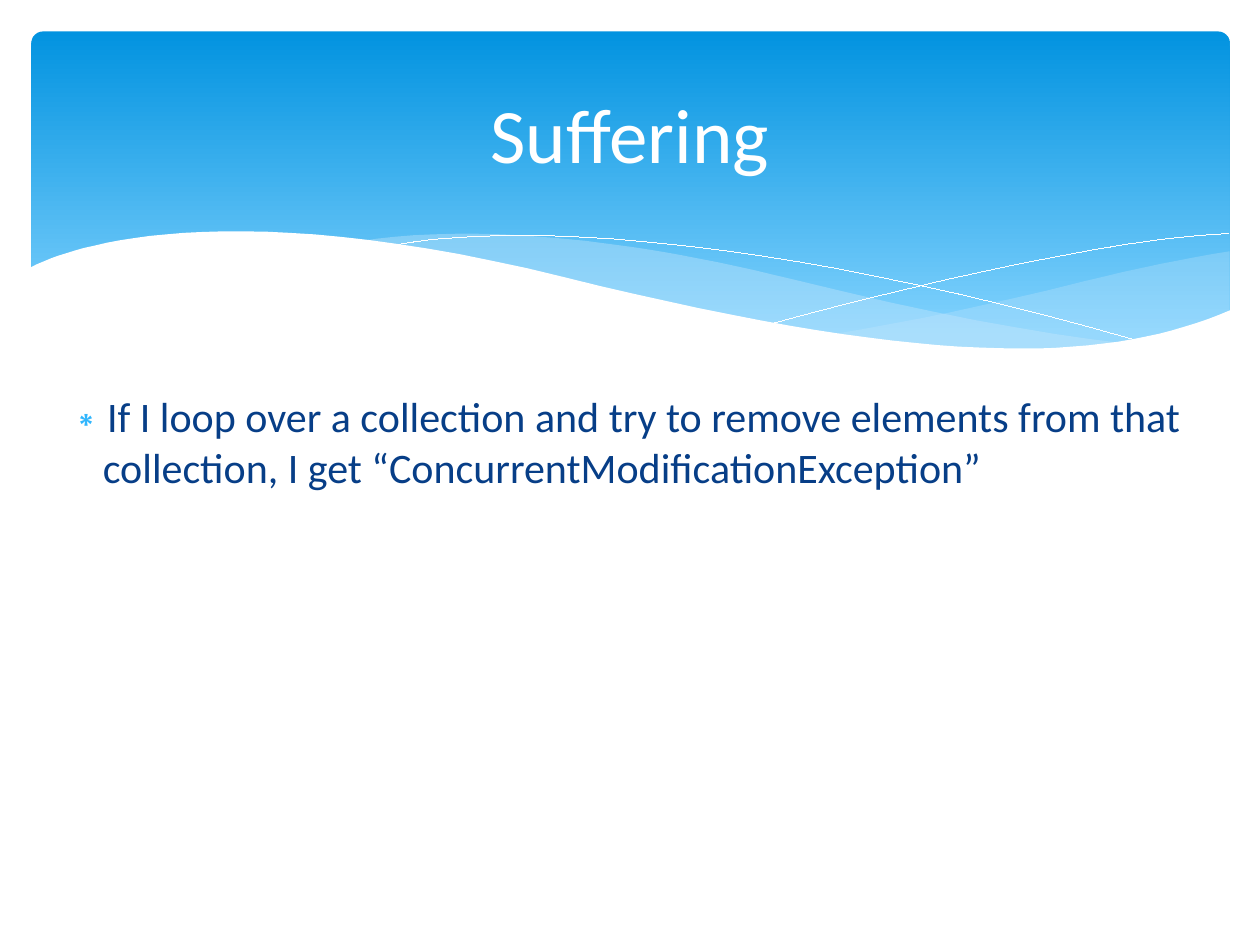
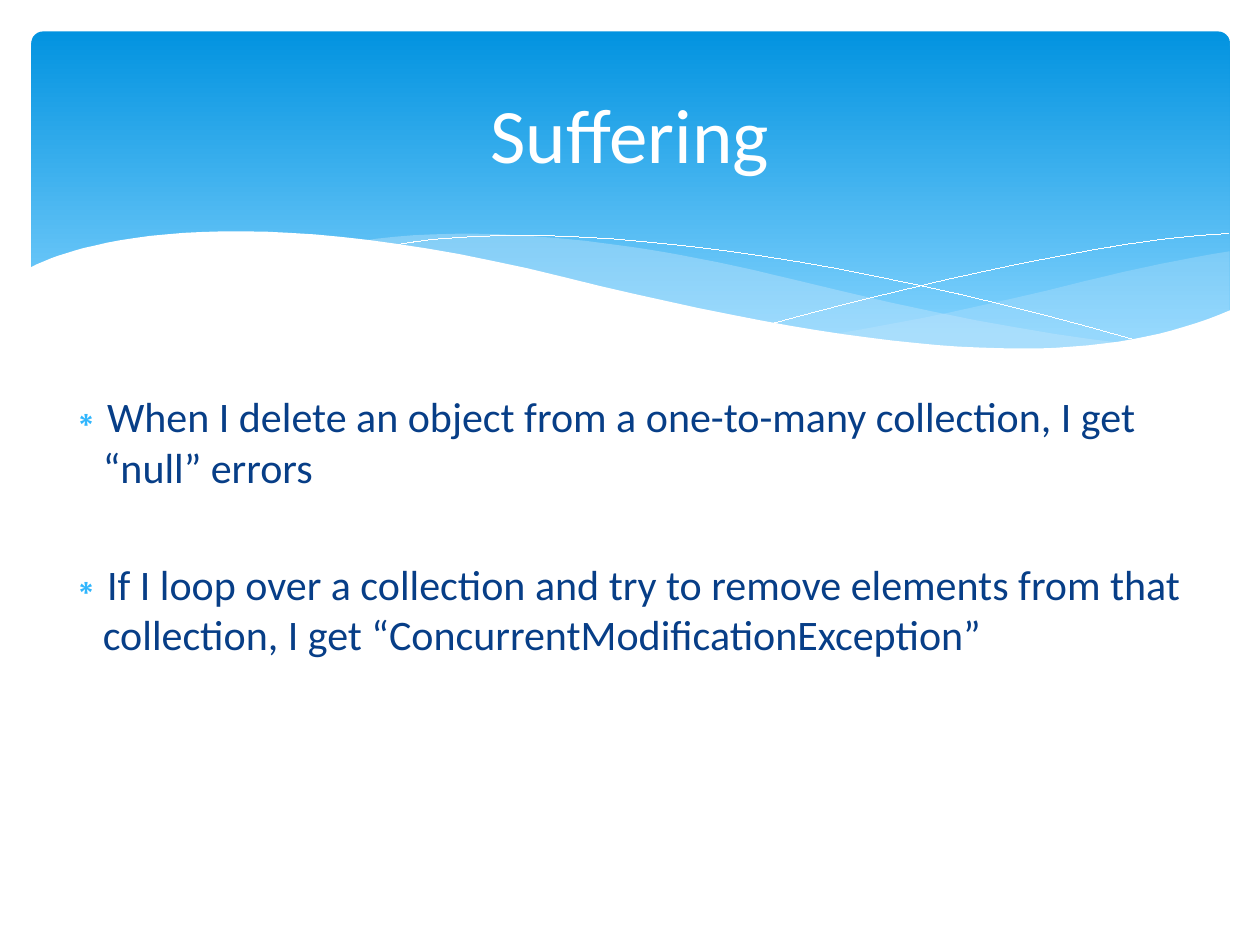
Before and after one commit to marcesher/mxunit-cfmeetups, a slide deck: slide 44 of CFObjective_ORMZen/preso/orm_zen.ppt.pptx. Drawn at 1260x945 pixels with LibreOffice and Linux fonts; fonts in the diff are those of the drawing. Boxes give left, top, right and bottom in pixels: in the first picture for what was removed or moved away, otherwise in the second. Text is boxed around its words. In the diff, an @@ line names an element or a change of style, - is before the commit and + after.

```diff
--- a/CFObjective_ORMZen/preso/orm_zen.ppt.pptx
+++ b/CFObjective_ORMZen/preso/orm_zen.ppt.pptx
@@ text at [103, 402, 1135, 484]: paragraph added @@
+∗ When I delete an object from a one-to-many collection, I get “null” errors
```
Also in this commit, not shown: 13 other slides changed, 1 slide added.
